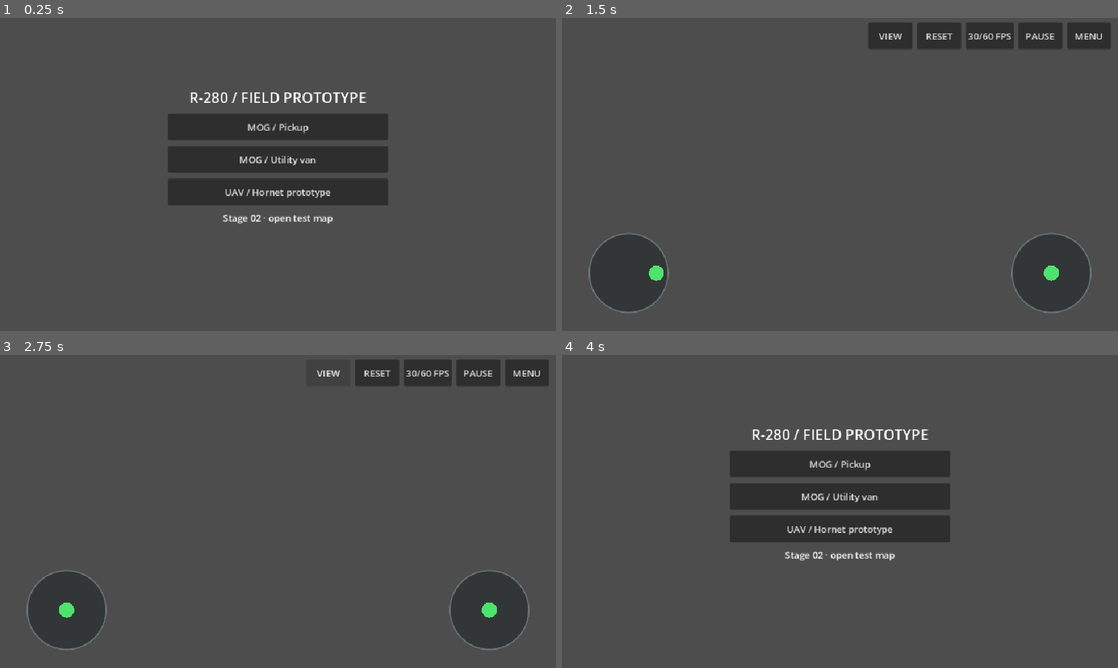
Above: before the commit, frames 1-4 (two rows, left to right).
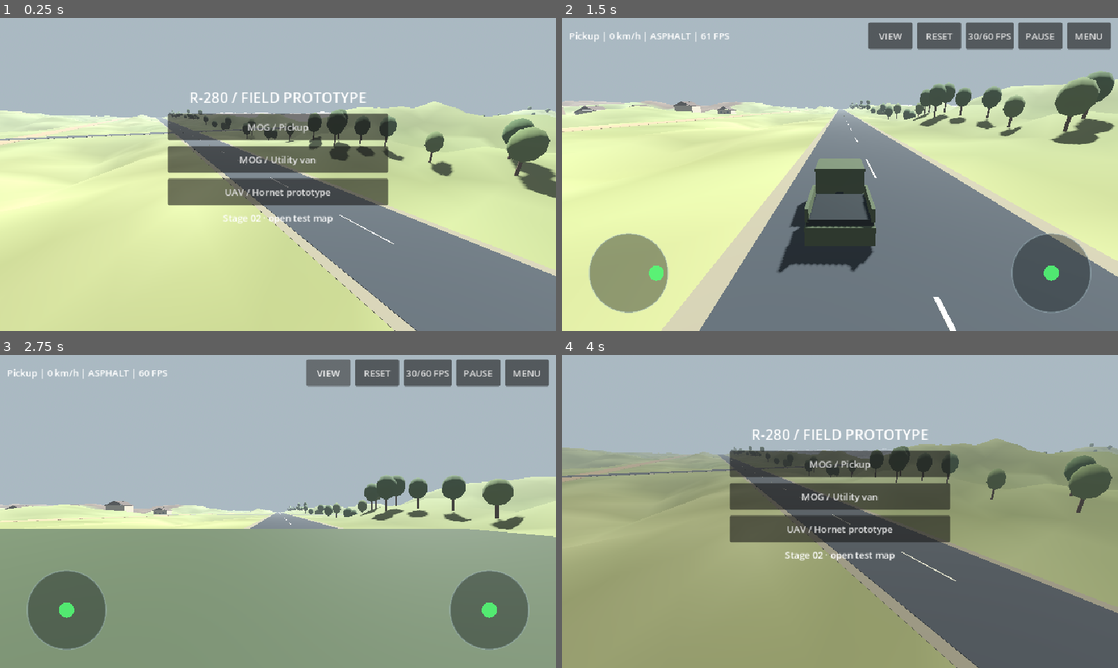
Above: after the commit, the same moments.

Repository: nazar593/R-280
Game: Godot game, scene res://main.tscn
Same seed, same stepped clock (60 frames per second), same inputs: the game is played once before the commit and once after it.
Inputs (mouse positions are in pixels of both pictures, inside the frame that each line leads up to):
- Up to frame 1 (0.25 s): no input
- Up to frame 2 (1.5 s): click "MOG / Pickup" at 0.5 s; move the mouse to (962, 158) at 1.27 s; hold D from 1.28 s (still down); click (962, 158) at 1.42 s
- Up to frame 3 (2.75 s): tap Space at 1.52 s; release D at 2 s; click "VIEW" at 2 s
- Up to frame 4 (4 s): click "30/60 FPS" at 2.75 s; click "MENU" at 3.5 s

The runs differ from the first frame. In frame 1, 97% of the frame differs, in the area x 0-100%, y 0-100%; in frame 2, 96%; in frame 3, 98%; in frame 4, 83%.
Error before the commit: Parse Error: Cannot infer the type of "edge" variable because the value doesn't have a set type. (res://terrain.gd:116)

Commit message:
Stage 02: explicit terrain types and clear village preview

Diff:
--- a/GodotProject/main.gd
+++ b/GodotProject/main.gd
@@ -76,6 +76,7 @@
 	await RenderingServer.frame_post_draw
 	get_viewport().get_texture().get_image().save_png(folder.path_join("02-landscape.png"))
 	return_menu()
+	menu.hide()
 	camera.position=Vector3(132,45,36)
 	camera.look_at(Vector3(110,0,80))
 	await RenderingServer.frame_post_draw
--- a/GodotProject/terrain.gd
+++ b/GodotProject/terrain.gd
@@ -113,7 +113,7 @@
 	if center==50:
 		return
 	for side in [-1,1]:
-		var edge := center+side*(width*0.5+0.35)
+		var edge: float = center+side*(width*0.5+0.35)
 		var edge_pos := Vector3(edge,0.025,0) if along_z else Vector3(0,0.035,edge)
 		var edge_dim := Vector3(0.7,0.018,990) if along_z else Vector3(990,0.018,0.7)
 		block(edge_pos,edge_dim,Color("#918a72"))
@@ -192,7 +192,7 @@
 	for side in [-1,1]:
 		for i in range(5):
 			var x := 73.0+i*22.0
-			var z := 80.0+side*17
+			var z: float = 80.0+side*17
 			var y := elevation(x,z)
 			var wall := Color("#c3b69e") if i%2==0 else Color("#a28f79")
 			block(Vector3(x,y+1.7,z),Vector3(8,3.4,6),wall,true)
